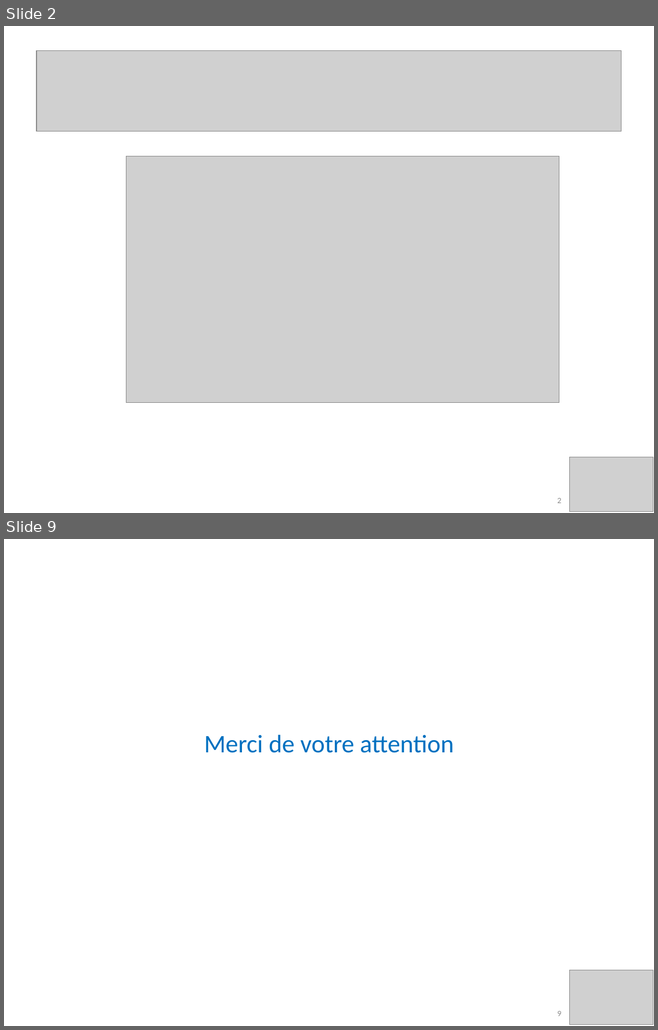
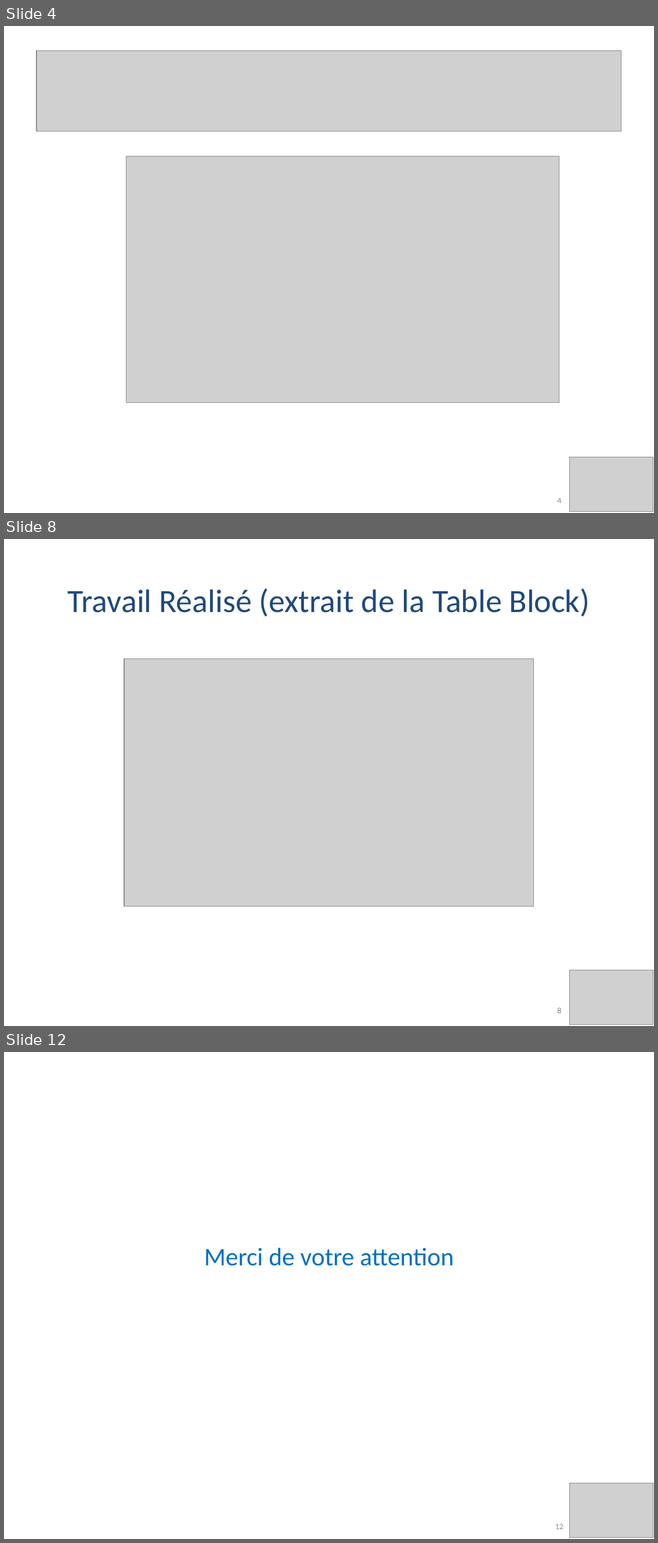
Before and after one commit to PierreSQS/Mubiz, a slide deck: Documents/Soutenance_Final_Pierre_et_Odile-20170314.pptx. Shown one above the other, each under a label of ours: slides 2 and 9 before the commit, slides 4, 8 and 12 after it; the slides between them are not shown. The pictures are 658x1030 and 658x1543 pixels, drawn with LibreOffice and Linux fonts; fonts in the diff are those of the drawing; grey boxes stand for pictures; background and template pictures are left out. Boxes give left, top, right and bottom in pixels: in the first picture for what was removed or moved away, otherwise in the second. Text is boxed around its words. In the diff, an @@ line names an element or a change of style, - is before the commit and + after.

```diff
--- a/Documents/Soutenance_Final_Pierre_et_Odile-20170314.pptx
+++ b/Documents/Soutenance_Final_Pierre_et_Odile-20170314.pptx
@@ slide 8 added at [4,539,654,1026], background #FFFFFF @@
@@ text added at [68,588,590,617], 36 pt, text #1F497D @@
+Travail Réalisé (extrait de la Table Block)
@@ picture added at [124,658,534,906] @@
@@ picture added at [569,971,652,1025] @@
@@ page number added at [557,1008,561,1013], 9 pt, text #7F7F7F @@
+8
@@ what was slide 2 is now slide 4 @@
@@ page number at [557,498,561,503]: text changed @@
-2
+4
@@ what was slide 9 is now slide 12 @@
@@ page number at [555,1524,563,1529]: text changed @@
-9
+12
```
Also in this commit, not shown: 3 slides changed, 6 other slides added, 4 slides removed.
